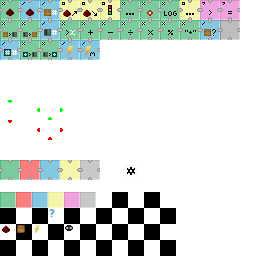
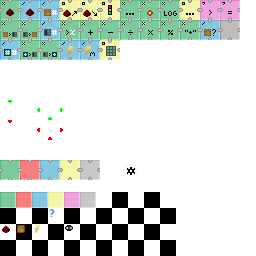
The second 256×256 image is a revision of the first. Changes to its layers:
painted on "icons.png" over [100,40,120,60]
